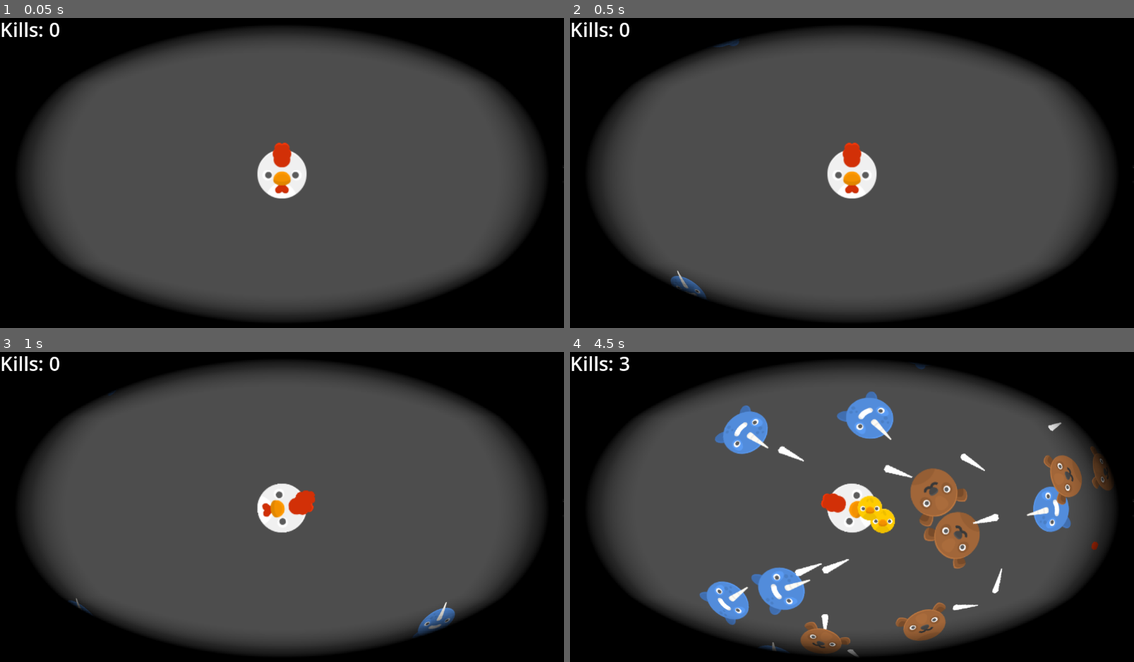
Above: before the commit, frames 1-4 (two rows, left to right).
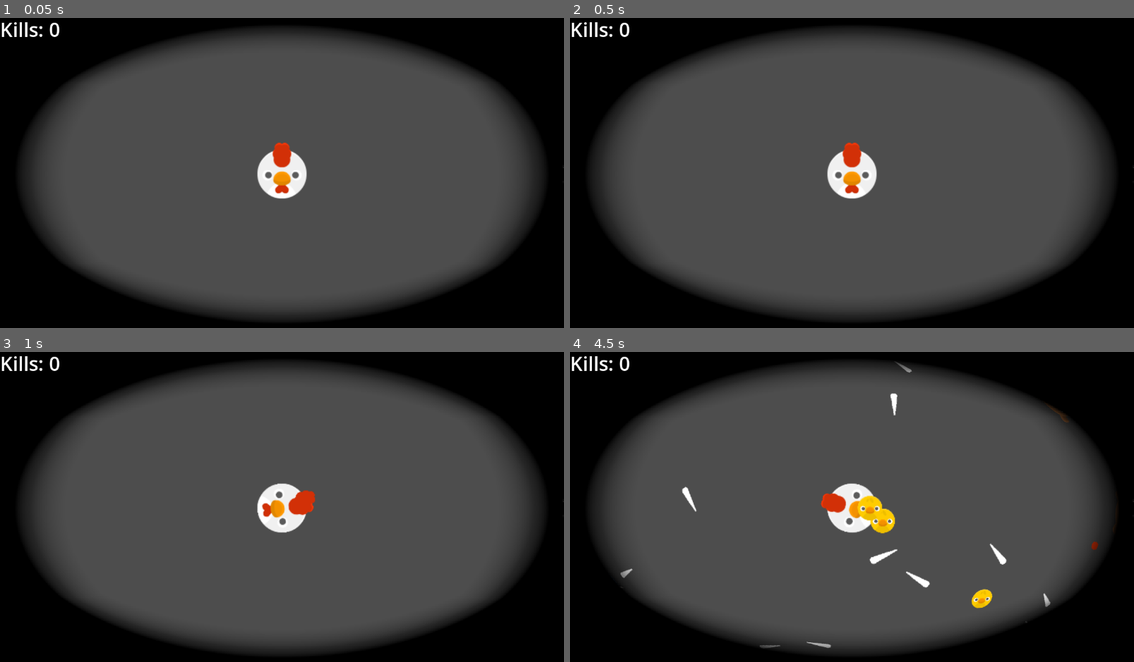
Above: after the commit, the same moments.

Repository: team-faucet/GMTK2024
Game: Godot game, scene res://main.tscn
Two runs of this game, one before a commit and one after it. Both use one fixed random seed, a clock stepped at 60 frames per second and the inputs below.
Inputs (mouse positions are in pixels of both pictures, inside the frame that each line leads up to):
- Up to frame 1 (0.05 s): no input
- Up to frame 2 (0.5 s): no input
- Up to frame 3 (1 s): move the mouse to (406, 491) at 0.52 s; hold Right (ui_right) from 0.53 s (still down); click (406, 491) at 0.6 s
- Up to frame 4 (4.5 s): move the mouse to (739, 522) at 1.27 s; release Right (ui_right) at 1.28 s; hold Down (ui_down) 1.28-2.03 s; right-click (739, 522) at 1.35 s; move the mouse to (908, 438) at 2.02 s; hold Right (ui_right) 2.03-2.78 s; click (908, 438) at 2.1 s; move the mouse to (823, 572) at 2.77 s; hold Up (ui_up) 2.78-3.53 s; right-click (823, 572) at 2.85 s; move the mouse to (1021, 556) at 3.52 s; hold Left (ui_left) from 3.53 s (still down); click (1021, 556) at 3.6 s; move the mouse to (682, 460) at 4.27 s; right-click (682, 460) at 4.35 s

Frame 1 is identical in both runs. In frame 2, 0.3% of the frame differs, in the area x 17-30%, y 7-91%; in frame 3, 0.4%; in frame 4, 10%, in the area x 8-96%, y 1-99%.

Commit message:
fixed spawning

Diff:
--- a/Entities/Enemies/bear.tscn
+++ b/Entities/Enemies/bear.tscn
@@ -55,5 +55,3 @@
 delete_on_death = true
 
 [node name="EnemyComponent" parent="." instance=ExtResource("7_0hs5k")]
-
-[connection signal="died" from="HealthComponent" to="." method="_on_health_component_died"]
--- a/Scripts/bear.gd
+++ b/Scripts/bear.gd
@@ -1,5 +1 @@
 class_name Bear extends Enemy
-
-
-func _on_health_component_died():
-	queue_free()
--- a/Scripts/gamelogic.gd
+++ b/Scripts/gamelogic.gd
@@ -5,7 +5,7 @@
 @export_group("Enemy Spawning")
 @export var time_to_spawn : float = 1
 @export var enemy_scenes : Array[PackedScene]
-@export var spawn_distance_to_screen : int = 10
+@export var spawn_distance_to_screen : int = 40
 
 
 var timer:Timer
@@ -32,7 +32,8 @@
 
 func _get_random_position() -> Vector2:
 	var cam_pos : Vector2 = get_viewport().get_camera_2d().global_position
-	var min_distance : float = 0.5 * get_viewport().size.length() + spawn_distance_to_screen
+	var fov_size : Vector2 = Vector2(get_viewport().size) / get_viewport().get_camera_2d().zoom
+	var min_distance : float = 0.5 * fov_size.length() + spawn_distance_to_screen
 	var randangle = randf() * 2 * PI
 	var spawn_pos := min_distance * Vector2.from_angle(randangle) + cam_pos
 	return spawn_pos
--- a/Scripts/health_component.gd
+++ b/Scripts/health_component.gd
@@ -19,7 +19,6 @@
 	var damage_dealt = min(health, amount)
 	health -= amount
 	damage_taken.emit(damage_dealt, is_crit)
-
 
 	if health <= 0:
 		_die()
--- a/Scripts/hitbox_component.gd
+++ b/Scripts/hitbox_component.gd
@@ -6,11 +6,11 @@
 
 func _ready():
 	if health_comp == null:
+		for comp in get_parent().get_children():
+			if comp is HealthComponent:
+				health_comp = comp
 		push_warning("HealthComponent for '" + name + "' is not initialized!")
 
 func hit(damage_info : DamageInfo) -> void:
-	_damage(damage_info)
-
-func _damage(damage_info:DamageInfo) -> void:
 	if health_comp:
 		health_comp.take_damage(damage_info)
